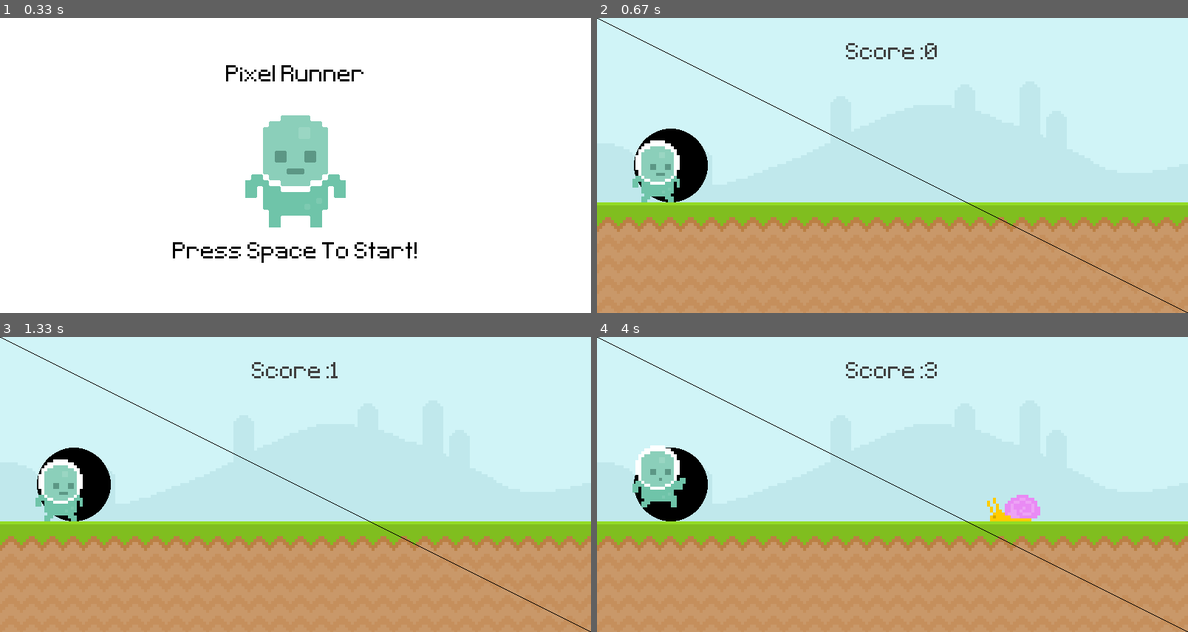
Above: before the commit, frames 1-4 (two rows, left to right).
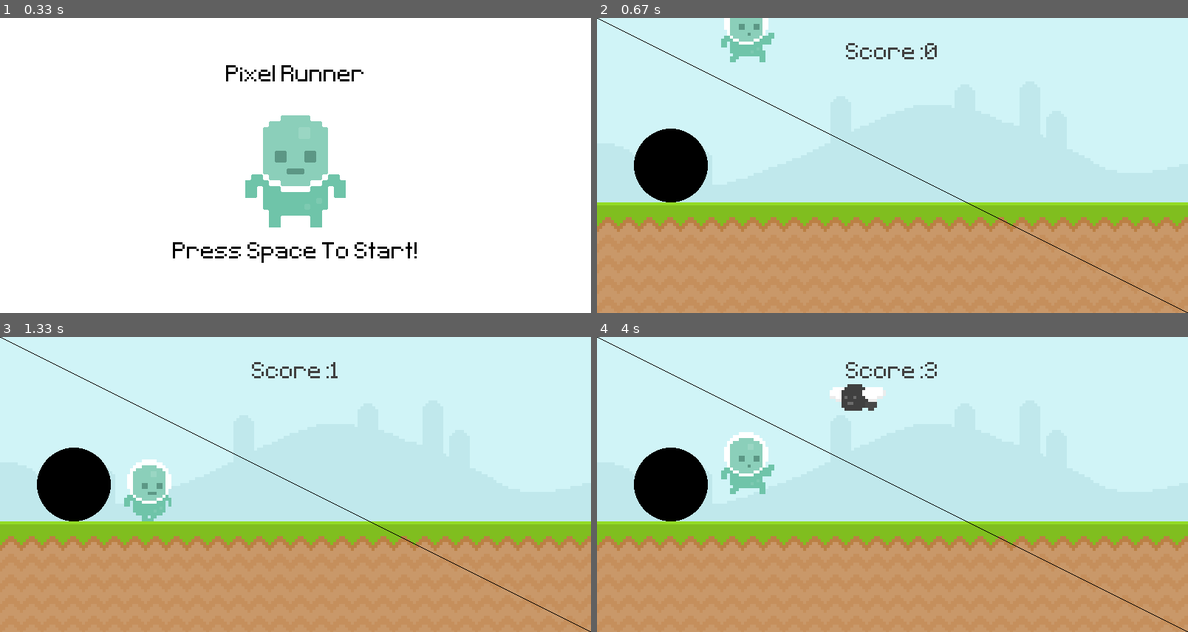
Above: after the commit, the same moments.

Repository: IamOppy/LearningPygame
Game: pygame game, started from FirstPY.py
Two runs of this game, one before a commit and one after it. Both use one fixed random seed, a clock stepped at 60 frames per second and the inputs below.
Inputs (mouse positions are in pixels of both pictures, inside the frame that each line leads up to):
- Up to frame 1 (0.33 s): no input
- Up to frame 2 (0.67 s): tap Space at 0.33 s
- Up to frame 3 (1.33 s): press the mouse at (59, 490) at 0.7 s; move the mouse to (70, 528) at 0.8 s; release the mouse at (88, 570) at 0.93 s; click (159, 425) at 1.05 s
- Up to frame 4 (4 s): tap Space at 1.83, 2.23, 2.53, 3.07, 3.37, 3.87 s; press the mouse at (656, 490) at 3.53 s; move the mouse to (685, 487) at 3.63 s; release the mouse at (715, 487) at 3.77 s

Frame 1 is identical in both runs. In frame 2, 2.2% of the frame differs, in the area x 6-30%, y 0-63%; in frame 3, 2.5%; in frame 4, 3.8%, in the area x 6-75%, y 16-63%.

Commit message:
Added sprites

Diff:
--- a/FirstPY.py
+++ b/FirstPY.py
@@ -3,10 +3,116 @@
 import os
 from random import randint
 from pygame import font
-from random import randint
+from random import randint, choice
 from pygame.constants import K_SPACE, KEYDOWN
+from pygame.sprite import spritecollide
 
 pygame.init()
+WIDTH = 800
+HEIGHT = 400
+SCREEN = pygame.display.set_mode((WIDTH, HEIGHT))
+NAME_OF_DISPLAY = pygame.display.set_caption('PYGAME INTIAL')
+CLOCK = pygame.time.Clock()  # CONTROL/SET FRAMERATE
+FONT_ = pygame.font.Font(os.path.join(
+    'BuildingBlocks/FONT', 'Pixeltype.ttf'), 50)  # FONT TYPE AND SIZE
+
+
+class Player(pygame.sprite.Sprite):
+    def __init__(self):
+        super().__init__()
+        PLAYER_SURFACE = pygame.image.load(os.path.join(
+            "BuildingBlocks/Players", "Player_walk_1.png")).convert_alpha()
+        PLAYER_SURFACE_2 = pygame.image.load(os.path.join(
+            "BuildingBlocks/Players", "Player_walk_2.png")).convert_alpha()
+        self.PLAYER_JUMP = pygame.image.load(
+            os.path.join('BuildingBlocks/Players', "Jump.png"))
+        self.PLAYER_WALK = [PLAYER_SURFACE, PLAYER_SURFACE_2]
+        self.PLAYER_INDEX = 0
+
+        self.image = self.PLAYER_WALK[self.PLAYER_INDEX]
+        self.rect = self.image.get_rect(midbottom=(200, 250))
+        self.gravity = 0
+
+    def player_input(self):
+        keys = pygame.key.get_pressed()
+        if keys[pygame.K_SPACE] and self.rect.bottom >= 250:
+            self.gravity = -20
+
+    def apply_gravity(self):
+        self.gravity += 1
+        self.rect.y += self.gravity
+        if self.rect.bottom >= 250:
+            self.rect.bottom = 250
+
+    def animate_state(self):
+        if self.rect.bottom < 250:
+            self.image = self.PLAYER_JUMP
+        else:
+            self.PLAYER_INDEX += 0.1
+            if self.PLAYER_INDEX >= len(self.PLAYER_WALK):
+                self.PLAYER_INDEX = 0
+            self.image = self.PLAYER_WALK[int(PLAYER_INDEX)]
+
+    def update(self):
+        self.player_input()
+        self.apply_gravity()
+        self.animate_state()
+
+
+class Obstacle(pygame.sprite.Sprite):
+    def __init__(self, type):
+        super().__init__()
+
+        if type == 'fly':
+            FLY_FRAME_1 = pygame.image.load(os.path.join(
+                "BuildingBlocks/Fly", 'Fly1.png')).convert_alpha()
+            FLY_FRAME_2 = pygame.image.load(os.path.join(
+                "BuildingBlocks/Fly", 'Fly2.png')).convert_alpha()
+            self.FRAMES = [FLY_FRAME_1, FLY_FRAME_2]
+            y_pos = 100
+        else:
+            SNAIL_FRAME_1 = pygame.image.load(
+                os.path.join("BuildingBlocks/snail", "snail1.png")).convert_alpha()
+            SNAIL_FRAME_2 = pygame.image.load(
+                os.path.join("BuildingBlocks/snail", "snail2.png")).convert_alpha()
+            self.FRAMES = [SNAIL_FRAME_1, SNAIL_FRAME_2]
+            y_pos = 250
+
+        self.animation_index = 0
+        self.image = self.FRAMES[self.animation_index]
+        self.rect = self.image.get_rect(
+            midbottom=(randint(1000, 1100), y_pos))
+
+    def animate_state(self):
+        self.animation_index += 0.1
+        if self.animation_index >= len(self.FRAMES):
+            self.animation_index = 0
+        else:
+            self.image = self.FRAMES[int(self.animation_index)]
+
+    def update(self):
+        self.animate_state()
+        self.rect.x -= 6
+        self.destroy()
+
+    def destroy(self):
+        if self.rect.x <= -100:
+            self.kill()
+
+
+player = pygame.sprite.GroupSingle()
+player.add(Player())
+
+obstacle = pygame.sprite.Group()
+
+
+def sprite_collision():
+    if pygame.sprite.spritecollide(player.sprite, obstacle, False):
+        obstacle.empty()
+        return False
+    else:
+        return True
+
 
 WIDTH = 800
 HEIGHT = 400
@@ -112,9 +218,15 @@
 
     pygame.draw.line(SCREEN, "Black", start_pos=(0, 0), end_pos=(800, 400))
     pygame.draw.ellipse(SCREEN, "black", pygame.Rect(50, 150, 100, 100))
-    SCREEN.blit(SNAIL_SURF, SNAIL_RECT)
+    #SCREEN.blit(SNAIL_SURF, SNAIL_RECT)
     player_animation()
-    SCREEN.blit(PLAYER_ACTION_SURF, PLAYER_RECT)
+    player.draw(SCREEN)
+    player.update()
+
+    obstacle.draw(SCREEN)
+    obstacle.update()
+
+    #SCREEN.blit(PLAYER_ACTION_SURF, PLAYER_RECT)
 
 
 def OBSTACLE_MOVEMENT(OBSTACLE_LIST):
@@ -164,16 +276,7 @@
     if OBSTACLE_LIST:
         for obs_rect in OBSTACLE_LIST:
             if PLAYER_RECT.colliderect(obs_rect) and SCORE > 0:
-                GAME_RUNNING = False
-                SCREEN.fill("white")
-                SCREEN.blit(GAME_NAME, GAME_NAME_RECT)
-                SCREEN.blit(END_GAME_PLAYER, ENDGAME_PLAYER_RECT)
-                score_message = FONT_.render(
-                    f"Your score: {SCORE}", False, "Black")
-                score_message_rect = score_message.get_rect(center=(400, 330))
-                SCREEN.blit(score_message, score_message_rect)
-                OBSTACLE_RECT_LIST.clear()
-                return False
+                pass
 
 
 while True:
@@ -190,12 +293,13 @@
                     PLAYER_GRAVITY = -20
 
             if event.type == OBSTACLE_TIME and GAME_RUNNING:
-                if randint(0, 2):
-                    OBSTACLE_RECT_LIST.append(
-                        SNAIL_SURF.get_rect(bottomright=(1200, 250)))
-                else:
-                    OBSTACLE_RECT_LIST.append(FLY_SURF.get_rect(
-                        topright=(1200, 100)))
+                obstacle.add(Obstacle(choice(['fly', 'snail'])))
+                # if randint(0, 2):
+                # OBSTACLE_RECT_LIST.append(
+                # SNAIL_SURF.get_rect(bottomright=(1200, 250)))
+               # else:
+                # OBSTACLE_RECT_LIST.append(FLY_SURF.get_rect(
+                # topright=(1200, 100)))
             if event.type == SNAIL_ANIMATION_TIMER:
                 if SNAIL_FRAME_INDEX == 0:
                     SNAIL_FRAME_INDEX = 1
@@ -217,15 +321,16 @@
                 START_TIME = int(pygame.time.get_ticks() / 1000)
 
     if GAME_RUNNING:
-        PLAYER_GRAVITY += 1
-        PLAYER_RECT.y += PLAYER_GRAVITY
+        #PLAYER_GRAVITY += 1
+        #PLAYER_RECT.y += PLAYER_GRAVITY
 
         # SNAIL_POS_RESET()
-        border_limit()
+        # border_limit()
         # collision_detections_MouseKey_Detections()
         draw_window()
-        OBSTACLE_RECT_LIST = OBSTACLE_MOVEMENT(OBSTACLE_RECT_LIST)
-        game_state_end(SCORE, OBSTACLE_RECT_LIST)
+        GAME_RUNNING = sprite_collision()
+        #OBSTACLE_RECT_LIST = OBSTACLE_MOVEMENT(OBSTACLE_RECT_LIST)
+        #game_state_end(SCORE, OBSTACLE_RECT_LIST)
         SCORE = display_time()
 
     else:
@@ -234,6 +339,14 @@
             SCREEN.blit(GAME_NAME, GAME_NAME_RECT)
             SCREEN.blit(END_GAME_PLAYER, ENDGAME_PLAYER_RECT)
             SCREEN.blit(GAME_START_MESSAGE, GAMESTART_RECT)
+        elif SCORE > 0:
+            SCREEN.fill("white")
+            SCREEN.blit(GAME_NAME, GAME_NAME_RECT)
+            SCREEN.blit(END_GAME_PLAYER, ENDGAME_PLAYER_RECT)
+            score_message = FONT_.render(
+                f"Your score: {SCORE}", False, "Black")
+            score_message_rect = score_message.get_rect(center=(400, 330))
+            SCREEN.blit(score_message, score_message_rect)
 
     pygame.display.update()
     CLOCK.tick(60)
